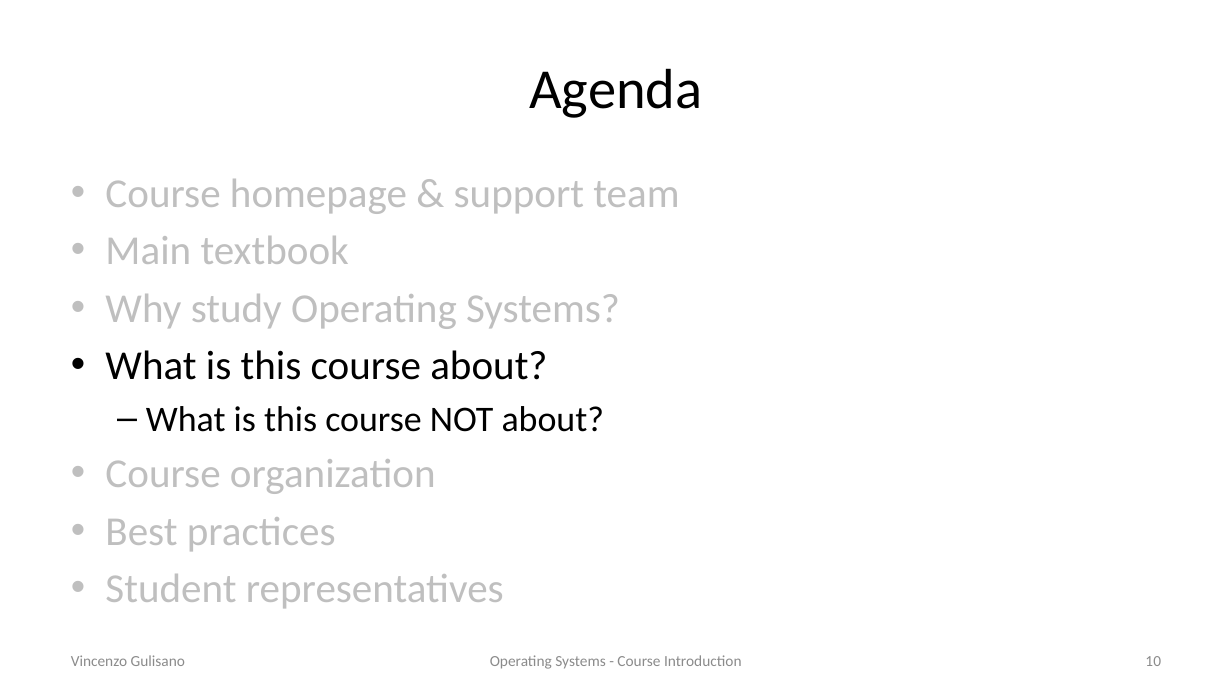
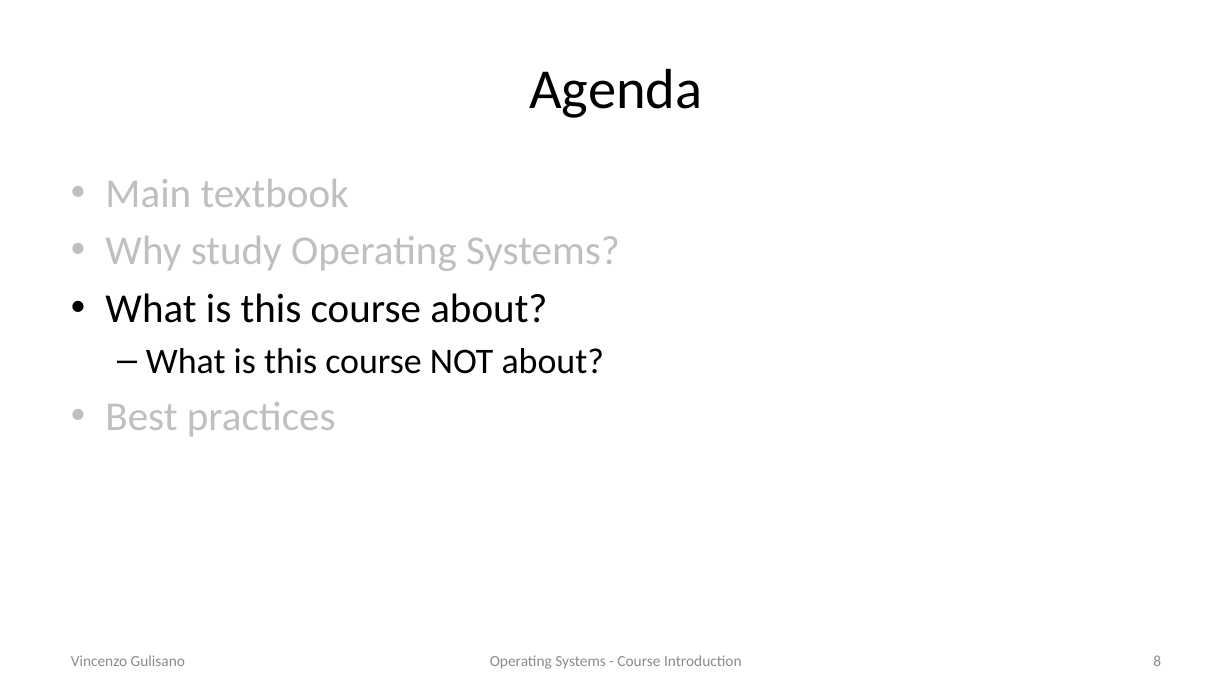
Before and after one commit to vincenzo-gulisano/os_material, a slide deck: slide 8 of slides/course_introduction.pptx (slide 10 before the commit). Drawn at 1232x693 pixels with LibreOffice and Linux fonts; fonts in the diff are those of the drawing. Boxes give left, top, right and bottom in pixels: in the first picture for what was removed or moved away, otherwise in the second. Text is boxed around its words. In the diff, an @@ line names an element or a change of style, - is before the commit and + after.

Commit message:
updated course introduction slides

```diff
--- a/slides/course_introduction.pptx
+++ b/slides/course_introduction.pptx
@@ text at [105,179,679,214]: paragraph removed @@
-• Course homepage & support team
@@ text at [105,459,436,494]: paragraph removed @@
-• Course organization
@@ text at [105,574,504,609]: paragraph removed @@
-• Student representatives
@@ page number at [1153,655,1161,666]: text changed @@
-10
+8
```
Also in this commit, not shown: 6 other slides changed, 26 slides removed, 1 other file.
